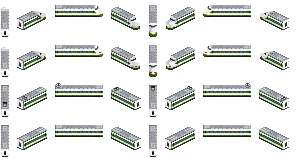
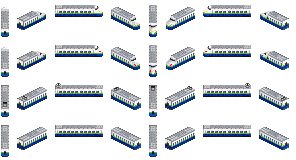
The second 296x160 image is a revision of the first. Changes to its layers:
hid "Lights Sharknose" over 44, 12, 262, 73
showed "Lights" over 43, 11, 263, 72
showed "200 Series take 1 Refurb", painted on it over 1, 10, 289, 156
hid "200 Series take 1" over 1, 10, 289, 156
